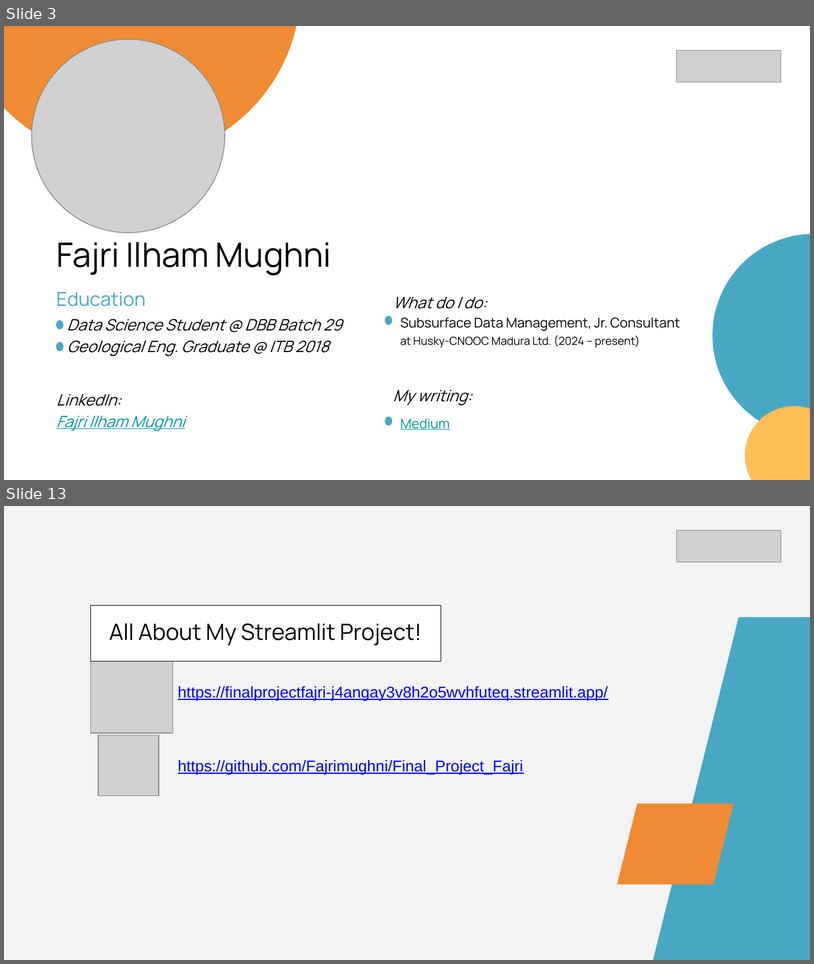
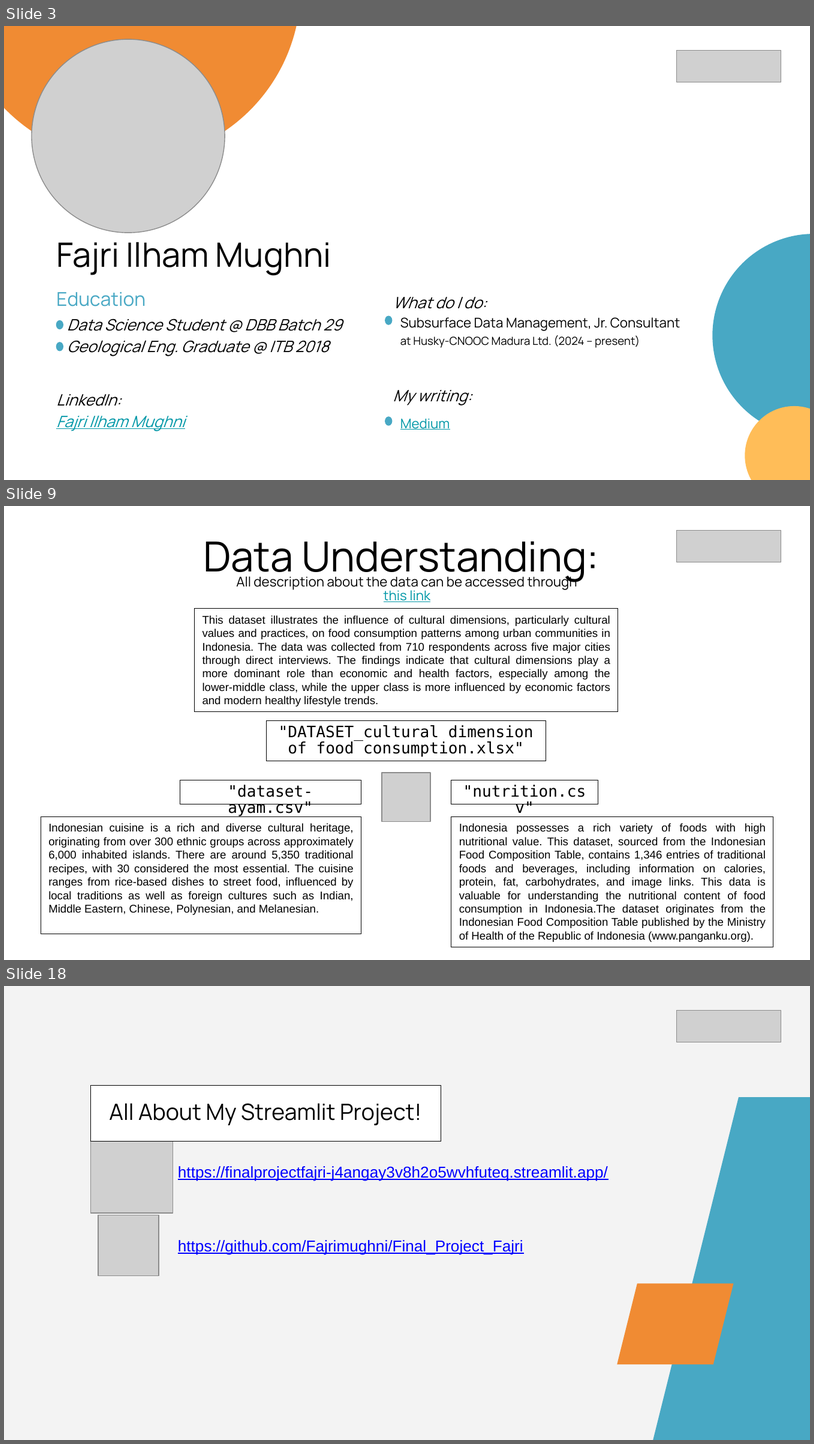
Before and after one commit to Fajrimughni/Final_Project_Fajri, a slide deck: Presentasi Final Project Data Analyst-Fajri Ilham Mughni.pptx. Shown one above the other, each under a label of ours: slides 3 and 13 before the commit, slides 3, 9 and 18 after it; the slides between them are not shown. The pictures are 814x964 and 814x1444 pixels, drawn with LibreOffice and Linux fonts; fonts in the diff are those of the drawing; grey boxes stand for pictures. Boxes give left, top, right and bottom in pixels: in the first picture for what was removed or moved away, otherwise in the second. Text is boxed around its words. In the diff, an @@ line names an element or a change of style, - is before the commit and + after.

```diff
--- a/Presentasi Final Project Data Analyst-Fajri Ilham Mughni.pptx
+++ b/Presentasi Final Project Data Analyst-Fajri Ilham Mughni.pptx
@@ slide 9 added at bbox=[4, 506, 810, 960], background #FFFFFF @@
@@ text added at bbox=[203, 541, 600, 582], 37 pt, text #000000 @@
+Data Understanding:
@@ picture added at bbox=[677, 530, 782, 562] @@
@@ text added at bbox=[236, 576, 578, 602], 12 pt, text #000000 @@
+All description about the data can be accessed through this link
@@ group added at bbox=[40, 609, 774, 947]: 6 rectangles, 1 picture @@
+"dataset-ayam.csv"
+"nutrition.csv"
+"DATASET_cultural dimension of food consumption.xlsx"
+Indonesia possesses a rich variety of foods with high nutritional value. This dataset, sourced from the Indonesian Food Composition Table, contains 1,346 entries of traditional foods and beverages, including information on calories, protein, fat, carbohydrates, and image links. This data is valuable for understanding the nutritional content of food consumption in Indonesia.The dataset originates from the Indonesian Food Composition Table published by the Ministry of Health of the Republic of Indonesia (www.panganku.org).
+Indonesian cuisine is a rich and diverse cultural heritage, originating from over 300 ethnic groups across approximately 6,000 inhabited islands. There are around 5,350 traditional recipes, with 30 considered the most essential. The cuisine ranges from rice-based dishes to street food, influenced by local traditions as well as foreign cultures such as Indian, Middle Eastern, Chinese, Polynesian, and Melanesian.
+This dataset illustrates the influence of cultural dimensions, particularly cultural values and practices, on food consumption patterns among urban communities in Indonesia. The data was collected from 710 respondents across five major cities through direct interviews. The findings indicate that cultural dimensions play a more dominant role than economic and health factors, especially among the lower-middle class, while the upper class is more influenced by economic factors and modern healthy lifestyle trends.
@@ what was slide 13 is now slide 18 @@
```
Also in this commit, not shown: 6 slides changed, 9 other slides added, 5 slides removed, 3 other files.
